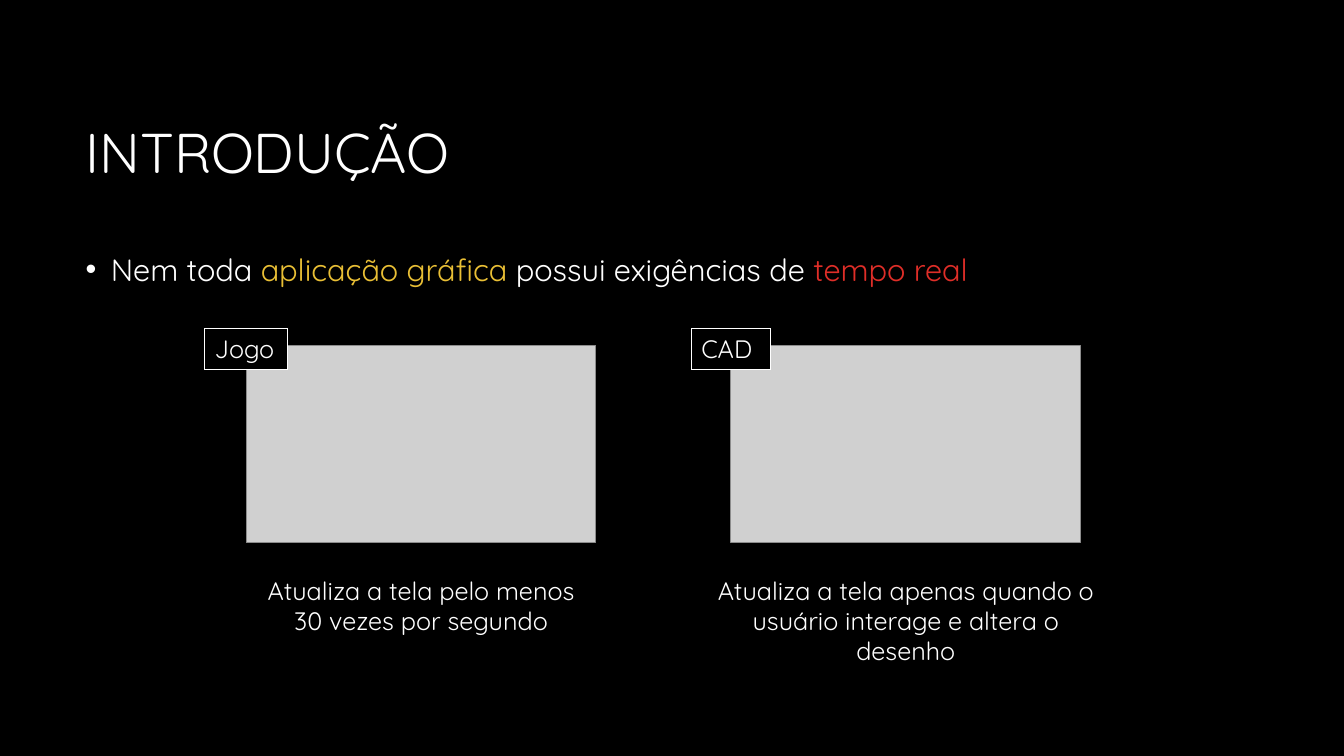
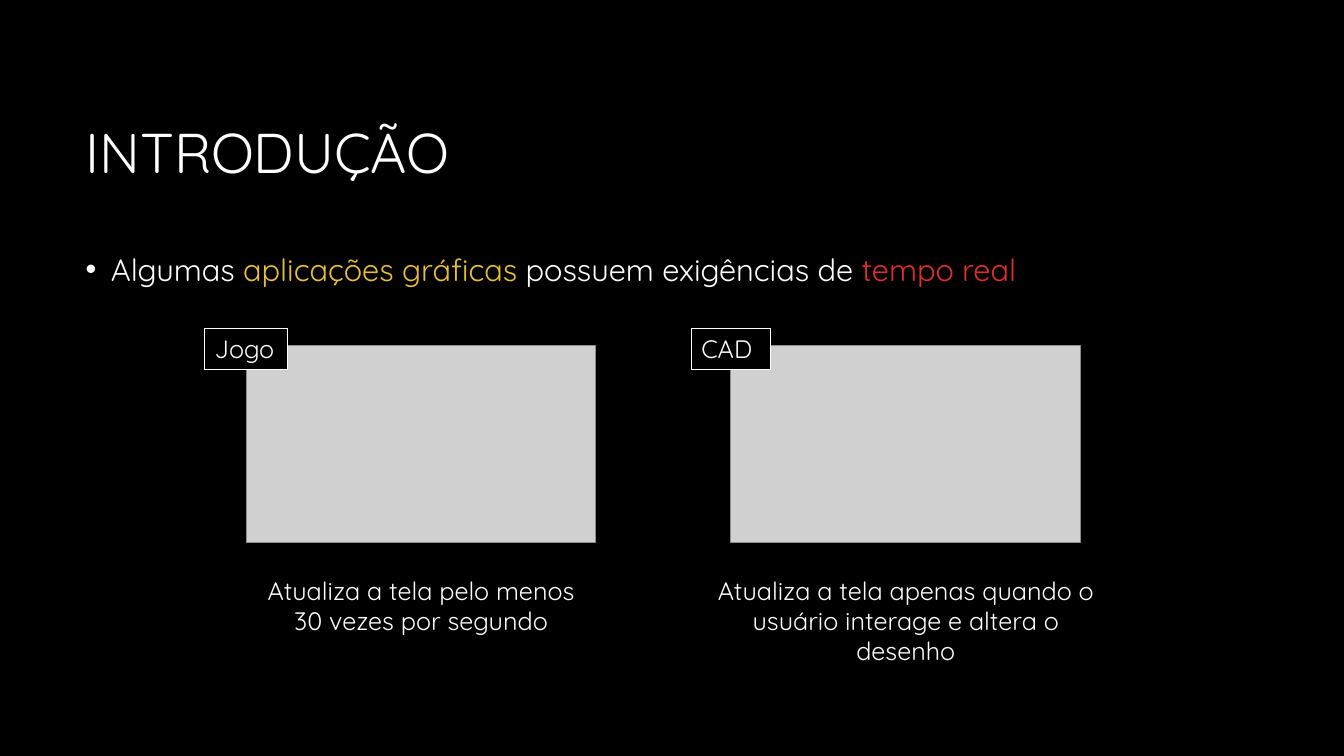
Before and after one commit to JudsonSS/CG, a slide deck: slide 2 of Slides/04. Aplicação Gráfica.pptx. Drawn at 1344x756 pixels with LibreOffice and Linux fonts; fonts in the diff are those of the drawing; grey boxes stand for pictures; background and template pictures are left out. Boxes give left, top, right and bottom in pixels: in the first picture for what was removed or moved away, otherwise in the second. Text is boxed around its words. In the diff, an @@ line names an element or a change of style, - is before the commit and + after.

```diff
--- a/Slides/04. Aplicação Gráfica.pptx
+++ b/Slides/04. Aplicação Gráfica.pptx
@@ text at <box>111,258,1016,287</box>: text changed @@
-• Nem toda aplicação gráfica possui exigências de tempo real
+• Algumas aplicações gráficas possuem exigências de tempo real
```
Also in this commit, not shown: 12 other slides changed, 1 slide added.
